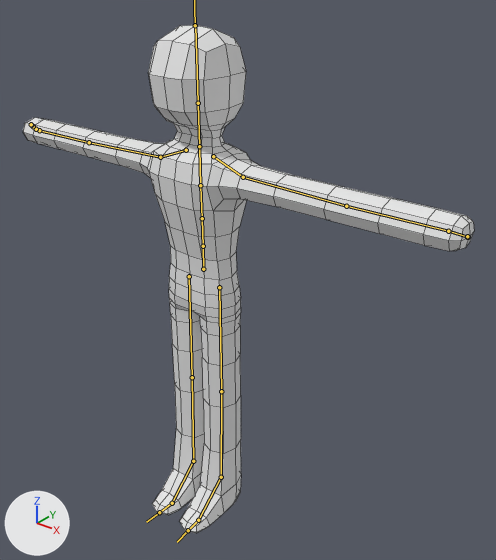
One commit to the FBX model Assets/Models/Player.fbx: the scene before it, then after it.
Camera for both pictures: a 50 mm lens placed at (1.379, -1.416, 1.888), pointed at (0.125, 0.151, 0.917). The axes (+X, +Y, +Z) are drawn at lower left. The lights are the same throughout. The bones that bend it are drawn over the model as lines. Mesh edges are drawn as thin lines.

Names of what the first picture shows: 'Player'.
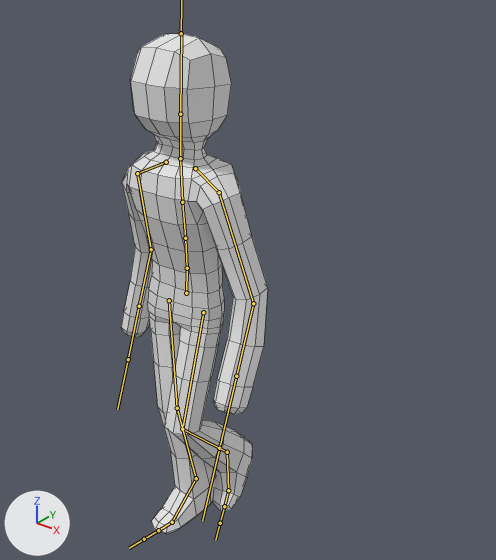
The newer file adds an action. The first version stands in its rest pose; the second is drawn at frame 30 of the action 'Armature|Armature|mixamo.com|Layer0'.

Patch to the scene script:
```diff
--- a/Assets/Models/Player.fbx.py
+++ b/Assets/Models/Player.fbx.py
@@ bone_mixamorig_hips @@
 bone_mixamorig_hips = bpy.data.objects['Armature'].pose.bones['mixamorig:Hips']
-bone_mixamorig_hips.location = (0.0, 0.0, 0.0)
-bone_mixamorig_hips.rotation_quaternion = (1.0, 0.0, 0.0, 0.0)  # degrees (0, 0, 0)
+bone_mixamorig_hips.location = (-0.2, -1.3, 8.1)
+bone_mixamorig_hips.rotation_quaternion = (0.996, -0.005, 0.087, -0.034)  # degrees (-1, 10, -4)
@@ bone_mixamorig_spine @@
 bone_mixamorig_spine = bpy.data.objects['Armature'].pose.bones['mixamorig:Spine']  # child of 'mixamorig:Hips'
-bone_mixamorig_spine.rotation_quaternion = (1.0, 0.0, 0.0, 0.0)  # degrees (0, 0, 0)
+bone_mixamorig_spine.rotation_quaternion = (0.999, 0.023, -0.007, 0.023)  # degrees (3, -1, 3)
@@ bone_mixamorig_spine1 @@
 bone_mixamorig_spine1 = bpy.data.objects['Armature'].pose.bones['mixamorig:Spine1']  # child of 'mixamorig:Spine'
-bone_mixamorig_spine1.rotation_quaternion = (1.0, 0.0, 0.0, 0.0)  # degrees (0, 0, 0)
+bone_mixamorig_spine1.rotation_quaternion = (1.0, 0.014, -0.02, 0.007)  # degrees (2, -2, 1)
@@ bone_mixamorig_spine2 @@
 bone_mixamorig_spine2 = bpy.data.objects['Armature'].pose.bones['mixamorig:Spine2']  # child of 'mixamorig:Spine1'
-bone_mixamorig_spine2.rotation_quaternion = (1.0, 0.0, 0.0, 0.0)  # degrees (0, 0, 0)
+bone_mixamorig_spine2.rotation_quaternion = (0.999, -0.026, -0.02, 0.003)  # degrees (-3, -2, 0)
@@ bone_mixamorig_neck @@
 bone_mixamorig_neck = bpy.data.objects['Armature'].pose.bones['mixamorig:Neck']  # child of 'mixamorig:Spine2'
-bone_mixamorig_neck.rotation_quaternion = (1.0, 0.0, 0.0, 0.0)  # degrees (0, 0, 0)
+bone_mixamorig_neck.rotation_quaternion = (0.999, -0.029, -0.01, -0.008)  # degrees (-3, -1, -1)
@@ bone_mixamorig_head @@
 bone_mixamorig_head = bpy.data.objects['Armature'].pose.bones['mixamorig:Head']  # child of 'mixamorig:Neck'
-bone_mixamorig_head.rotation_quaternion = (1.0, 0.0, 0.0, 0.0)  # degrees (0, 0, 0)
+bone_mixamorig_head.rotation_quaternion = (0.999, -0.012, -0.033, 0.003)  # degrees (-1, -4, 0)
@@ bone_mixamorig_leftshoulder @@
 bone_mixamorig_leftshoulder = bpy.data.objects['Armature'].pose.bones['mixamorig:LeftShoulder']  # child of 'mixamorig:Spine2'
-bone_mixamorig_leftshoulder.rotation_quaternion = (1.0, 0.0, 0.0, 0.0)  # degrees (0, 0, 0)
+bone_mixamorig_leftshoulder.rotation_quaternion = (0.981, -0.016, 0.124, 0.15)  # degrees (0, 14, 17)
@@ bone_mixamorig_leftarm @@
 bone_mixamorig_leftarm = bpy.data.objects['Armature'].pose.bones['mixamorig:LeftArm']  # child of 'mixamorig:LeftShoulder'
-bone_mixamorig_leftarm.rotation_quaternion = (1.0, 0.0, 0.0, 0.0)  # degrees (0, 0, 0)
+bone_mixamorig_leftarm.rotation_quaternion = (0.79, 0.611, -0.013, -0.035)  # degrees (75, 1, -4)
@@ bone_mixamorig_leftforearm @@
 bone_mixamorig_leftforearm = bpy.data.objects['Armature'].pose.bones['mixamorig:LeftForeArm']  # child of 'mixamorig:LeftArm'
-bone_mixamorig_leftforearm.rotation_quaternion = (1.0, 0.0, 0.0, 0.0)  # degrees (0, 0, 0)
+bone_mixamorig_leftforearm.rotation_quaternion = (0.95, 0.014, -0.005, 0.312)  # degrees (1, -1, 36)
@@ bone_mixamorig_rightshoulder @@
 bone_mixamorig_rightshoulder = bpy.data.objects['Armature'].pose.bones['mixamorig:RightShoulder']  # child of 'mixamorig:Spine2'
-bone_mixamorig_rightshoulder.rotation_quaternion = (1.0, 0.0, 0.0, 0.0)  # degrees (0, 0, 0)
+bone_mixamorig_rightshoulder.rotation_quaternion = (0.998, 0.045, -0.011, -0.045)  # degrees (5, -1, -5)
@@ bone_mixamorig_rightarm @@
 bone_mixamorig_rightarm = bpy.data.objects['Armature'].pose.bones['mixamorig:RightArm']  # child of 'mixamorig:RightShoulder'
-bone_mixamorig_rightarm.rotation_quaternion = (1.0, 0.0, 0.0, 0.0)  # degrees (0, 0, 0)
+bone_mixamorig_rightarm.rotation_quaternion = (0.795, 0.575, -0.136, 0.138)  # degrees (71, -22, 4)
@@ bone_mixamorig_rightforearm @@
 bone_mixamorig_rightforearm = bpy.data.objects['Armature'].pose.bones['mixamorig:RightForeArm']  # child of 'mixamorig:RightArm'
-bone_mixamorig_rightforearm.rotation_quaternion = (1.0, 0.0, 0.0, 0.0)  # degrees (0, 0, 0)
+bone_mixamorig_rightforearm.rotation_quaternion = (0.959, 0.015, 0.004, -0.283)  # degrees (2, 1, -33)
@@ bone_mixamorig_leftupleg @@
 bone_mixamorig_leftupleg = bpy.data.objects['Armature'].pose.bones['mixamorig:LeftUpLeg']  # child of 'mixamorig:Hips'
-bone_mixamorig_leftupleg.rotation_quaternion = (1.0, 0.0, 0.0, 0.0)  # degrees (0, 0, 0)
+bone_mixamorig_leftupleg.rotation_quaternion = (0.984, 0.179, -0.001, 0.024)  # degrees (21, -1, 3)
@@ bone_mixamorig_leftleg @@
 bone_mixamorig_leftleg = bpy.data.objects['Armature'].pose.bones['mixamorig:LeftLeg']  # child of 'mixamorig:LeftUpLeg'
-bone_mixamorig_leftleg.rotation_quaternion = (1.0, 0.0, 0.0, 0.0)  # degrees (0, 0, 0)
+bone_mixamorig_leftleg.rotation_quaternion = (0.837, -0.543, 0.018, 0.061)  # degrees (-66, 6, 5)
@@ bone_mixamorig_leftfoot @@
 bone_mixamorig_leftfoot = bpy.data.objects['Armature'].pose.bones['mixamorig:LeftFoot']  # child of 'mixamorig:LeftLeg'
-bone_mixamorig_leftfoot.rotation_quaternion = (1.0, 0.0, 0.0, 0.0)  # degrees (0, 0, 0)
+bone_mixamorig_leftfoot.rotation_quaternion = (1.0, 0.019, -0.011, -0.007)  # degrees (2, -1, -1)
@@ bone_mixamorig_rightupleg @@
 bone_mixamorig_rightupleg = bpy.data.objects['Armature'].pose.bones['mixamorig:RightUpLeg']  # child of 'mixamorig:Hips'
-bone_mixamorig_rightupleg.rotation_quaternion = (1.0, 0.0, 0.0, 0.0)  # degrees (0, 0, 0)
+bone_mixamorig_rightupleg.rotation_quaternion = (0.99, 0.039, 0.102, 0.091)  # degrees (6, 11, 11)
@@ bone_mixamorig_rightleg @@
 bone_mixamorig_rightleg = bpy.data.objects['Armature'].pose.bones['mixamorig:RightLeg']  # child of 'mixamorig:RightUpLeg'
-bone_mixamorig_rightleg.rotation_quaternion = (1.0, 0.0, 0.0, 0.0)  # degrees (0, 0, 0)
+bone_mixamorig_rightleg.rotation_quaternion = (0.992, -0.127, -0.016, -0.014)  # degrees (-15, -2, -1)
@@ bone_mixamorig_rightfoot @@
 bone_mixamorig_rightfoot = bpy.data.objects['Armature'].pose.bones['mixamorig:RightFoot']  # child of 'mixamorig:RightLeg'
-bone_mixamorig_rightfoot.rotation_quaternion = (1.0, 0.0, 0.0, 0.0)  # degrees (0, 0, 0)
+bone_mixamorig_rightfoot.rotation_quaternion = (0.994, 0.086, -0.002, -0.067)  # degrees (10, 0, -8)
```

Location of each change, [x1, y1, x2, y2] in pixels of the pictures (496 x 560 px):
'Player', posed (67% narrower): before [23, 25, 474, 533]; after [122, 34, 268, 534]
bone 'mixamorig:Hips', root to tip: before (203, 269) to (203, 246); after (186, 293) to (187, 269)
bone 'mixamorig:Spine', root to tip: before (203, 246) to (202, 218); after (187, 268) to (185, 238)
bone 'mixamorig:Spine1', root to tip: before (202, 218) to (200, 185); after (185, 238) to (182, 202)
bone 'mixamorig:Spine2', root to tip: before (200, 185) to (199, 148); after (182, 202) to (180, 160)
bone 'mixamorig:Neck', root to tip: before (199, 146) to (198, 103); after (180, 158) to (180, 114)
bone 'mixamorig:Head', root to tip: before (198, 103) to (195, 25); after (180, 114) to (181, 33)
bone 'mixamorig:LeftShoulder', root to tip: before (213, 156) to (243, 177); after (195, 168) to (219, 192)
bone 'mixamorig:LeftArm', root to tip: before (243, 177) to (346, 206); after (219, 192) to (253, 303)
bone 'mixamorig:LeftForeArm', root to tip: before (346, 206) to (448, 231); after (253, 303) to (236, 376)
bone 'mixamorig:RightShoulder', root to tip: before (186, 150) to (160, 157); after (166, 162) to (137, 173)
bone 'mixamorig:RightArm', root to tip: before (160, 157) to (89, 142); after (137, 173) to (151, 249)
bone 'mixamorig:RightForeArm', root to tip: before (89, 142) to (39, 130); after (151, 249) to (139, 306)
bone 'mixamorig:LeftUpLeg', root to tip: before (219, 287) to (221, 391); after (203, 312) to (182, 429)
bone 'mixamorig:LeftLeg', root to tip: before (221, 391) to (221, 477); after (182, 429) to (227, 452)
bone 'mixamorig:LeftFoot', root to tip: before (221, 477) to (198, 520); after (227, 452) to (228, 490)
bone 'mixamorig:RightUpLeg', root to tip: before (189, 276) to (192, 377); after (169, 300) to (177, 408)
bone 'mixamorig:RightLeg', root to tip: before (192, 377) to (193, 461); after (177, 408) to (196, 478)
bone 'mixamorig:RightFoot', root to tip: before (193, 461) to (172, 503); after (196, 478) to (172, 522)
